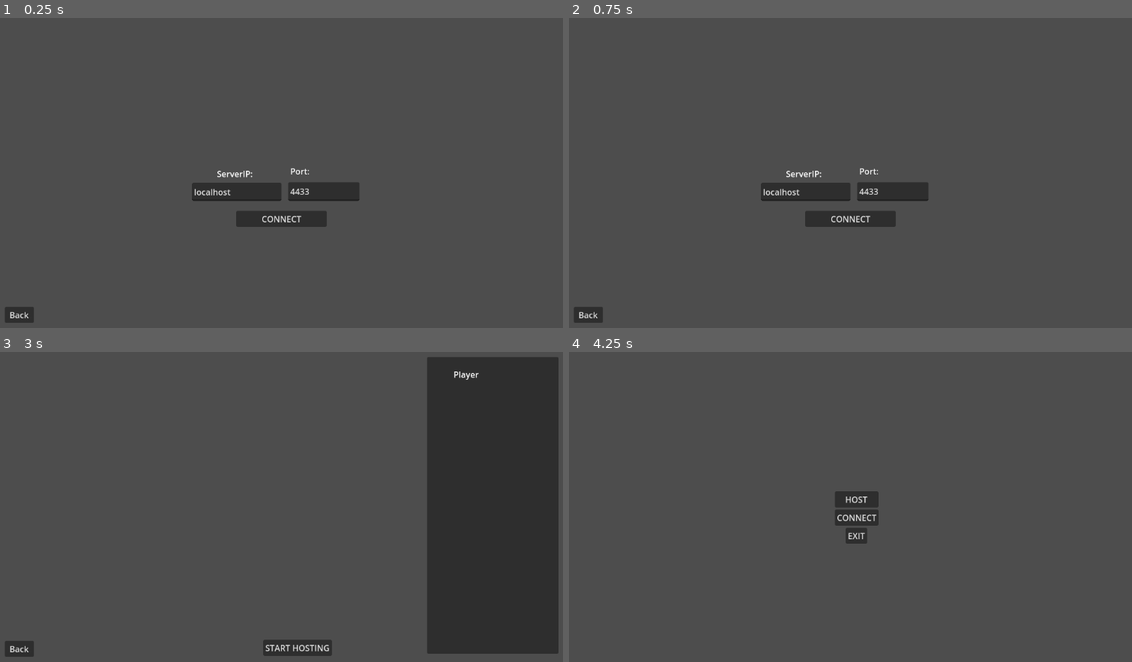
Above: before the commit, frames 1-4 (two rows, left to right).
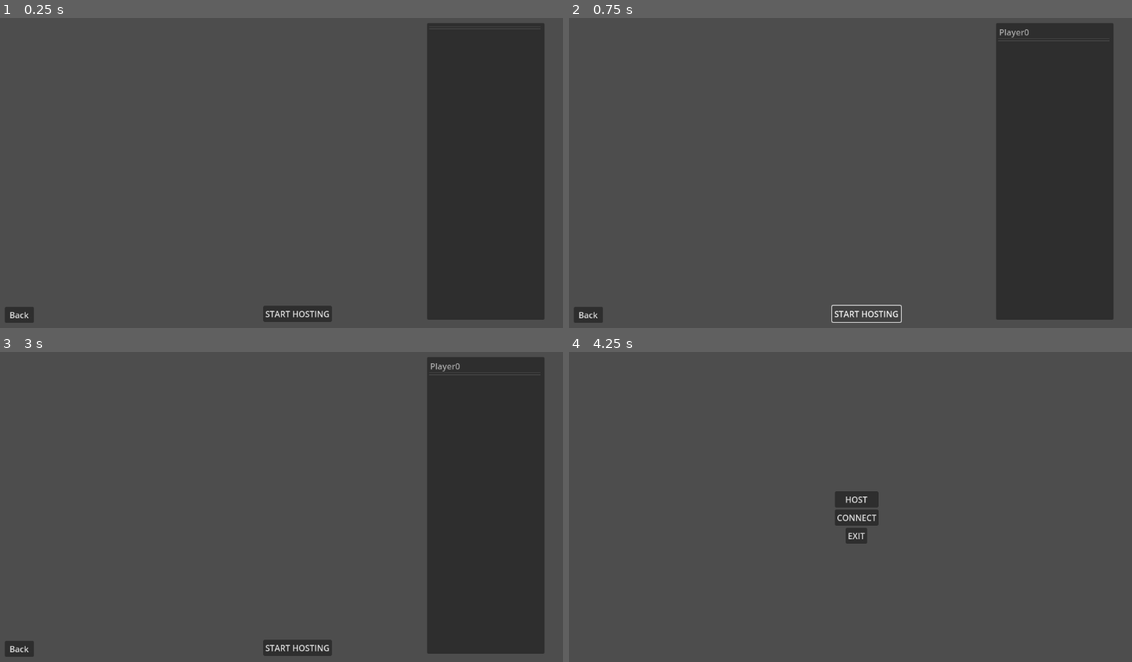
Above: after the commit, the same moments.

Repository: Igrostroy/Faith
Game: Godot game, scene res://src/scenes/menu/main.tscn
The game is run twice, just before and just after one commit, with the same random seed, the same clock (stepped at 60 frames per second) and the same inputs.
Inputs (mouse positions are in pixels of both pictures, inside the frame that each line leads up to):
- Up to frame 1 (0.25 s): no input
- Up to frame 2 (0.75 s): click (867, 312) at 0.5 s, where only the run after the commit has a clickable "START HOSTING"
- Up to frame 3 (3 s): click (281, 553) at 1.25 s, where only the run before the commit has a clickable "CONNECT"; click "Back" at 2 s; click "HOST" at 2.75 s
- Up to frame 4 (4.25 s): click "Back" at 3.5 s

The runs differ from the first frame. In frame 1, 23% of the frame differs, in the area x 34-97%, y 1-99%; in frame 2, 22%; in frame 3, 2.4%; in frame 4, nothing differs.

Commit message:
feature(lobby): add basic lobby sync

Diff:
--- a/src/scenes/menu/main.tscn
+++ b/src/scenes/menu/main.tscn
@@ -1,8 +1,25 @@
-[gd_scene load_steps=4 format=3 uid="uid://b1wskcnwrxs25"]
+[gd_scene load_steps=5 format=3 uid="uid://b1wskcnwrxs25"]
 
 [ext_resource type="Script" path="res://src/scenes/menu/scripts/main.gd" id="1_hc677"]
 [ext_resource type="Script" path="res://src/scenes/menu/scripts/HostMenu.gd" id="2_f2qv4"]
 [ext_resource type="Script" path="res://src/scenes/menu/scripts/ConnectMenu.gd" id="3_cpjdu"]
+
+[sub_resource type="SceneReplicationConfig" id="SceneReplicationConfig_se2so"]
+properties/0/path = NodePath("ItemList:item_0/text")
+properties/0/spawn = true
+properties/0/sync = true
+properties/1/path = NodePath("ItemList:item_0/disabled")
+properties/1/spawn = true
+properties/1/sync = true
+properties/2/path = NodePath("ItemList:item_count")
+properties/2/spawn = true
+properties/2/sync = true
+properties/3/path = NodePath("ItemList:item_1/text")
+properties/3/spawn = true
+properties/3/sync = true
+properties/4/path = NodePath("ItemList:item_2/text")
+properties/4/spawn = true
+properties/4/sync = true
 
 [node name="root" type="Control"]
 layout_mode = 3
@@ -57,7 +74,6 @@
 text = "EXIT"
 
 [node name="HostMenu" type="Node2D" parent="HBoxContainer"]
-visible = false
 script = ExtResource("2_f2qv4")
 
 [node name="StartHostingButton" type="Button" parent="HBoxContainer/HostMenu"]
@@ -70,8 +86,12 @@
 [node name="ItemList" type="ItemList" parent="HBoxContainer/HostMenu"]
 offset_left = 310.0
 offset_top = -259.0
-offset_right = 563.0
+offset_right = 536.0
 offset_bottom = 313.0
+item_count = 3
+item_0/text = ""
+item_1/text = ""
+item_2/text = ""
 
 [node name="BackToMainMenuFromHostButton" type="Button" parent="HBoxContainer/HostMenu"]
 offset_left = -502.0
@@ -80,26 +100,11 @@
 offset_bottom = 319.0
 text = "Back"
 
-[node name="Player1Name" type="Label" parent="HBoxContainer/HostMenu"]
-offset_left = 361.0
-offset_top = -237.0
-offset_right = 494.0
-offset_bottom = -200.0
-text = "Player"
-
-[node name="Player2Name" type="Label" parent="HBoxContainer/HostMenu"]
-offset_left = 362.0
-offset_top = -183.0
-offset_right = 495.0
-offset_bottom = -146.0
-
-[node name="Player3Name" type="Label" parent="HBoxContainer/HostMenu"]
-offset_left = 362.0
-offset_top = -123.0
-offset_right = 495.0
-offset_bottom = -86.0
+[node name="MultiplayerSynchronizer" type="MultiplayerSynchronizer" parent="HBoxContainer/HostMenu"]
+replication_config = SubResource("SceneReplicationConfig_se2so")
 
 [node name="ConnectMenu" type="Node2D" parent="HBoxContainer"]
+visible = false
 script = ExtResource("3_cpjdu")
 
 [node name="BackToMainMenuFromConnectButton" type="Button" parent="HBoxContainer/ConnectMenu"]
@@ -145,9 +150,6 @@
 offset_bottom = 41.0
 text = "Port:"
 
-[node name="MultiplayerSpawner" type="MultiplayerSpawner" parent="HBoxContainer"]
-spawn_path = NodePath("../..")
-
 [connection signal="pressed" from="HBoxContainer/MainMenu/VBoxContainer/HostButton" to="." method="_on_host_button_pressed"]
 [connection signal="pressed" from="HBoxContainer/MainMenu/VBoxContainer/ConnectButton" to="." method="_on_connect_button_pressed"]
 [connection signal="pressed" from="HBoxContainer/MainMenu/VBoxContainer/ExitButton" to="." method="_on_exit_button_pressed"]
@@ -155,4 +157,5 @@
 [connection signal="pressed" from="HBoxContainer/HostMenu/StartHostingButton" to="HBoxContainer/HostMenu" method="_on_start_hosting_button_pressed"]
 [connection signal="pressed" from="HBoxContainer/HostMenu/BackToMainMenuFromHostButton" to="." method="_on_back_to_main_menu_button_pressed"]
 [connection signal="pressed" from="HBoxContainer/ConnectMenu/BackToMainMenuFromConnectButton" to="." method="_on_back_to_main_menu_from_connect_button_pressed"]
+[connection signal="pressed" from="HBoxContainer/ConnectMenu/ConnectGameButton" to="." method="_on_connect_game_button_pressed"]
 [connection signal="pressed" from="HBoxContainer/ConnectMenu/ConnectGameButton" to="HBoxContainer/ConnectMenu" method="_on_connect_game_button_pressed"]
--- a/src/scenes/menu/scripts/HostMenu.gd
+++ b/src/scenes/menu/scripts/HostMenu.gd
@@ -6,6 +6,7 @@
 var players = {}
 
 const MAX_PLAYERS = 3
+var last_player_id = -1
 
 
 
@@ -16,25 +17,33 @@
 	_network_server.connect_peer_connected(_on_peer_connected)
 	_network_server.connect_peer_disconnected(_on_peer_disconnected)
 	players[_network_server.server_peer] = _network_server.server_peer.get_unique_id()
+	_add_player_to_list(_network_server.server_peer)
+
+
+
+func _add_player_to_list(peer_id):
+	print("adding a player!")
+	last_player_id += 1
+	var player_name = "Player" + str(last_player_id)
+
+
+	var players_list = $ItemList
+	players_list.set_item_text(last_player_id, player_name)
+	players[peer_id] = last_player_id
+
 
 
 func _on_peer_connected(peer_id):
 	print("New player connected: ", peer_id)
-	var number_of_players = len(players)
-	var next_player_number = number_of_players + 1
+	_add_player_to_list(peer_id)
 
-
-	players[peer_id] = next_player_number
-
-	var node_name = "Player" + str(next_player_number) + "Name"
-	var player_name_slot = get_node(node_name)
-	player_name_slot.text = "Player" + str(next_player_number)
 
 
 func _on_peer_disconnected(peer_id):
 	print("Player disconnected: ", peer_id)
-	var player_number = players[peer_id]
+	var player_index = players[peer_id]
 	players.erase(peer_id)
-	var node_name = "Player" + str(player_number) + "Name"
-	var player_name_slot = get_node(node_name)
-	player_name_slot.text = ""
+	var players_list = $ItemList
+
+	players_list.set_item_text(last_player_id, "")
+	last_player_id -= 1
--- a/src/scenes/menu/scripts/main.gd
+++ b/src/scenes/menu/scripts/main.gd
@@ -55,3 +55,8 @@
 
 func _on_back_to_main_menu_from_connect_button_pressed():
 	open_connect_menu.undo()
+
+
+func _on_connect_game_button_pressed():
+	open_connect_menu.undo()
+	open_host_menu.execute()
